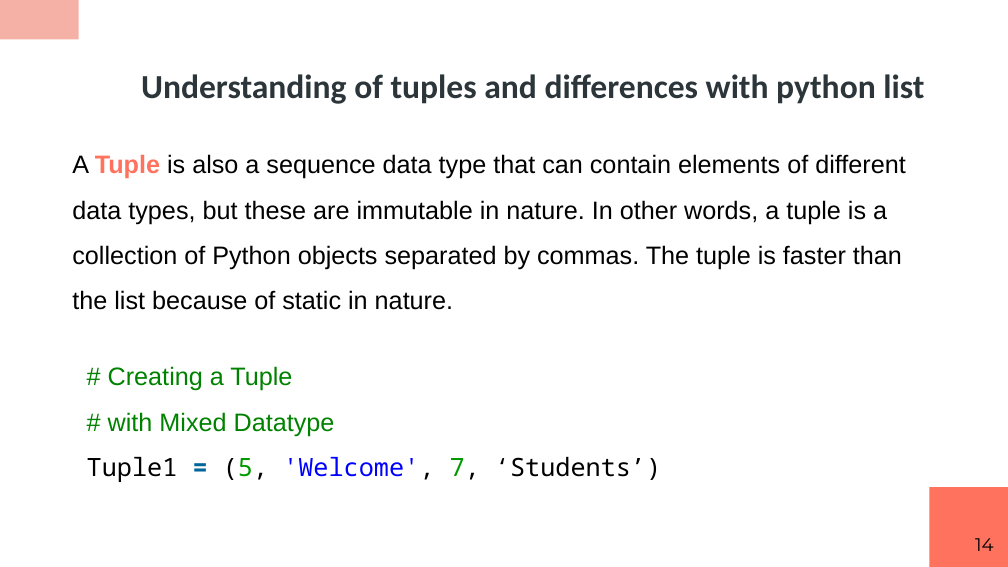
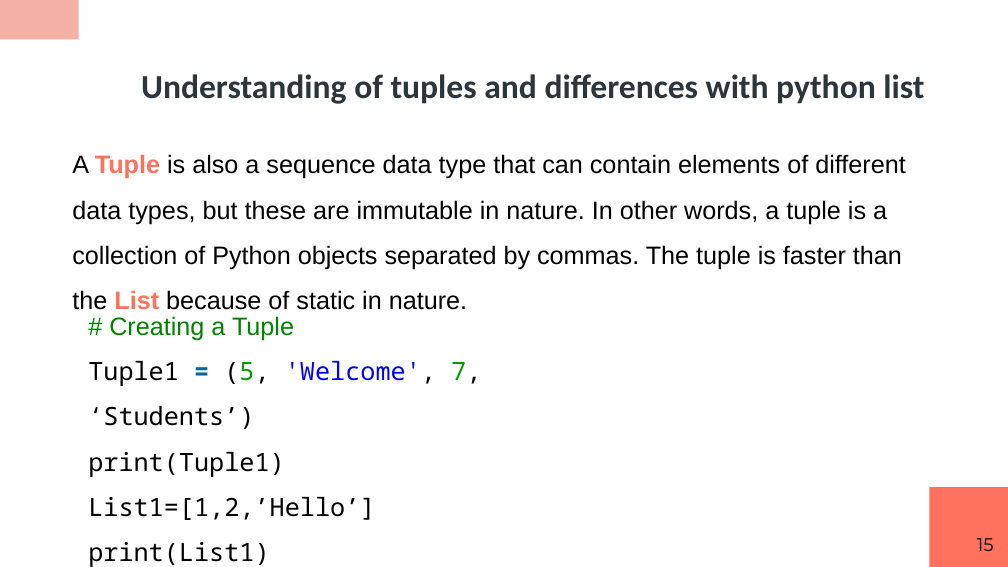
Before and after one commit to RashmivernekarN/ai_with_python_keonics, a slide deck: slide 15 of module2/ppt/Advanced Concepts Using Datastructures.pptx (slide 14 before the commit). Drawn at 1008x567 pixels with LibreOffice and Linux fonts; fonts in the diff are those of the drawing. Boxes give left, top, right and bottom in pixels: in the first picture for what was removed or moved away, otherwise in the second. Text is boxed around its words. In the diff, an @@ line names an element or a change of style, - is before the commit and + after.

```diff
--- a/module2/ppt/Advanced Concepts Using Datastructures.pptx
+++ b/module2/ppt/Advanced Concepts Using Datastructures.pptx
@@ text at [72, 154, 906, 310]: text changed @@
-A Tuple is also a sequence data type that can contain elements of different data types, but these are immutable in nature. In other words, a tuple is a collection of Python objects separated by commas. The tuple is faster than the list because of static in nature.
+A Tuple is also a sequence data type that can contain elements of different data types, but these are immutable in nature. In other words, a tuple is a collection of Python objects separated by commas. The tuple is faster than the List because of static in nature.
@@ text "# Creating a Tuple": place and size @@
-text "# Creating a Tuple" at [87, 366, 661, 482]
+text "# Creating a Tuple" at [88, 316, 481, 567]
@@ text at [108, 412, 335, 436]: paragraph removed @@
-# with Mixed Datatype
@@ text at [88, 452, 375, 567]: paragraphs added @@
+print(Tuple1)
+List1=[1,2,’Hello’]
+print(List1)
@@ page number at [977, 538, 994, 551]: text changed @@
-14
+15
```
Also in this commit, not shown: 1 other slide changed, 2 slides added, 1 other file.
